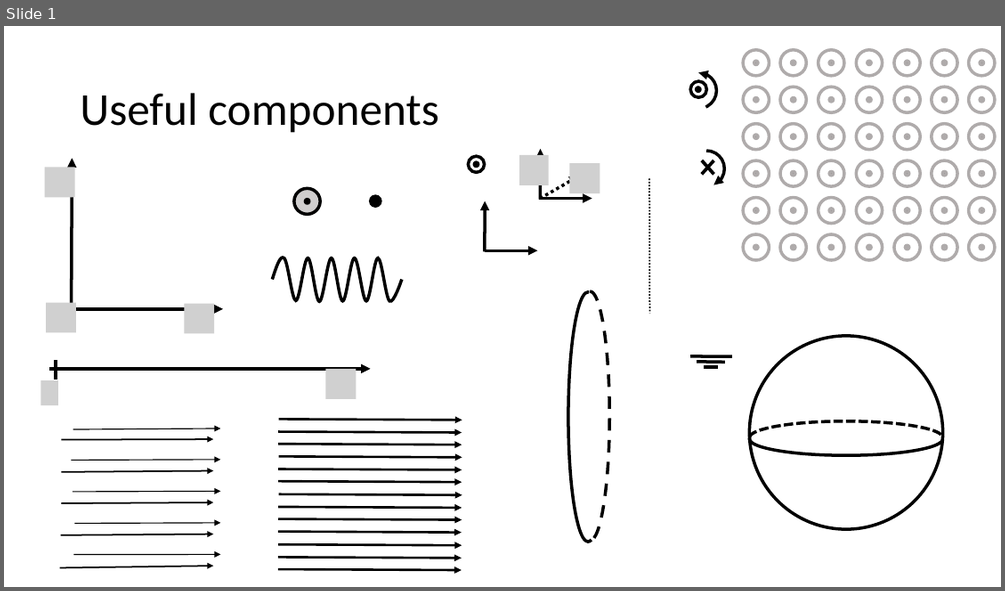
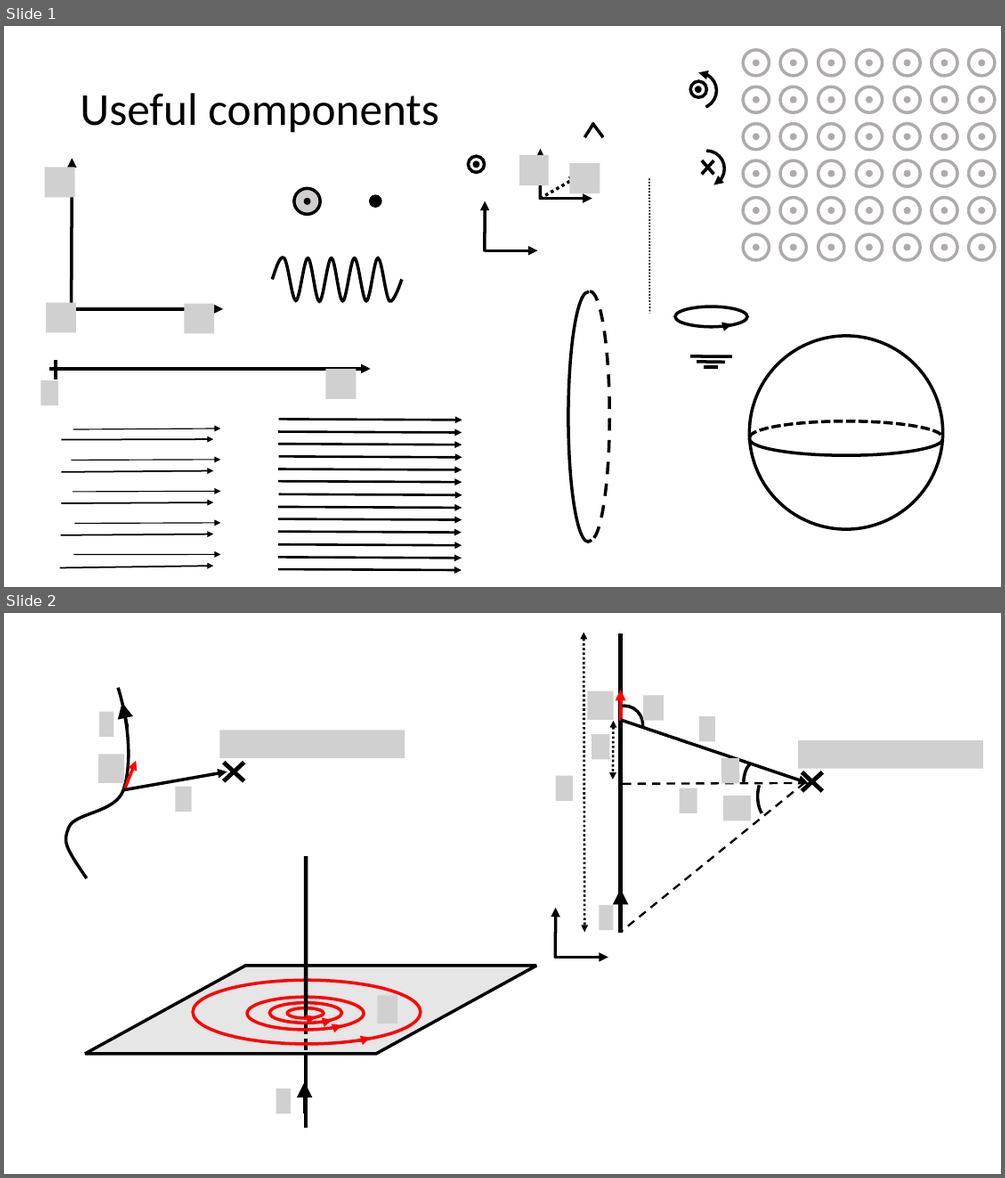
Before and after one commit to OSTP/PhysicsArtofModelling, a slide deck: tex/figures/MagneticSource/Figures.pptx. Shown one above the other, each under a label of ours: slide 1 before the commit, slides 1 and 2 after it. The pictures are 1005x591 and 1005x1178 pixels, drawn with LibreOffice and Linux fonts; fonts in the diff are those of the drawing; grey boxes stand for pictures; background and template pictures are left out. Boxes give left, top, right and bottom in pixels: in the first picture for what was removed or moved away, otherwise in the second. Text is boxed around its words. In the diff, an @@ line names an element or a change of style, - is before the commit and + after.

```diff
--- a/tex/figures/MagneticSource/Figures.pptx
+++ b/tex/figures/MagneticSource/Figures.pptx
@@ slide 2 added at box(4, 613, 1001, 1174), background #FFFFFF @@
@@ group added at box(555, 633, 983, 957): 10 pictures, 5 arrows, 3 lines, 3 arc (boxed as its full ellipse)s, 2 double arrows, 1 cross @@
@@ group added at box(66, 688, 404, 878): 4 pictures, 3 arrows, 1 freeform shape, 1 cross @@
@@ group added at box(85, 856, 536, 1127): 5 arrows, 4 ellipses, 3 lines, 2 pictures, 1 parallelogram @@
@@ slide 1 changed as well @@
@@ line added from (594, 123) to (585, 137), #000000 3 pt @@
@@ line added from (592, 123) to (603, 137), #000000 3 pt @@
@@ ellipse added at box(676, 306, 748, 327), outline #000000 3 pt @@
@@ arrow added from (722, 327) to (732, 324), #000000 3 pt @@
```
Also in this commit, not shown: 1 other slide added, 2 slides removed, 6 other files.
